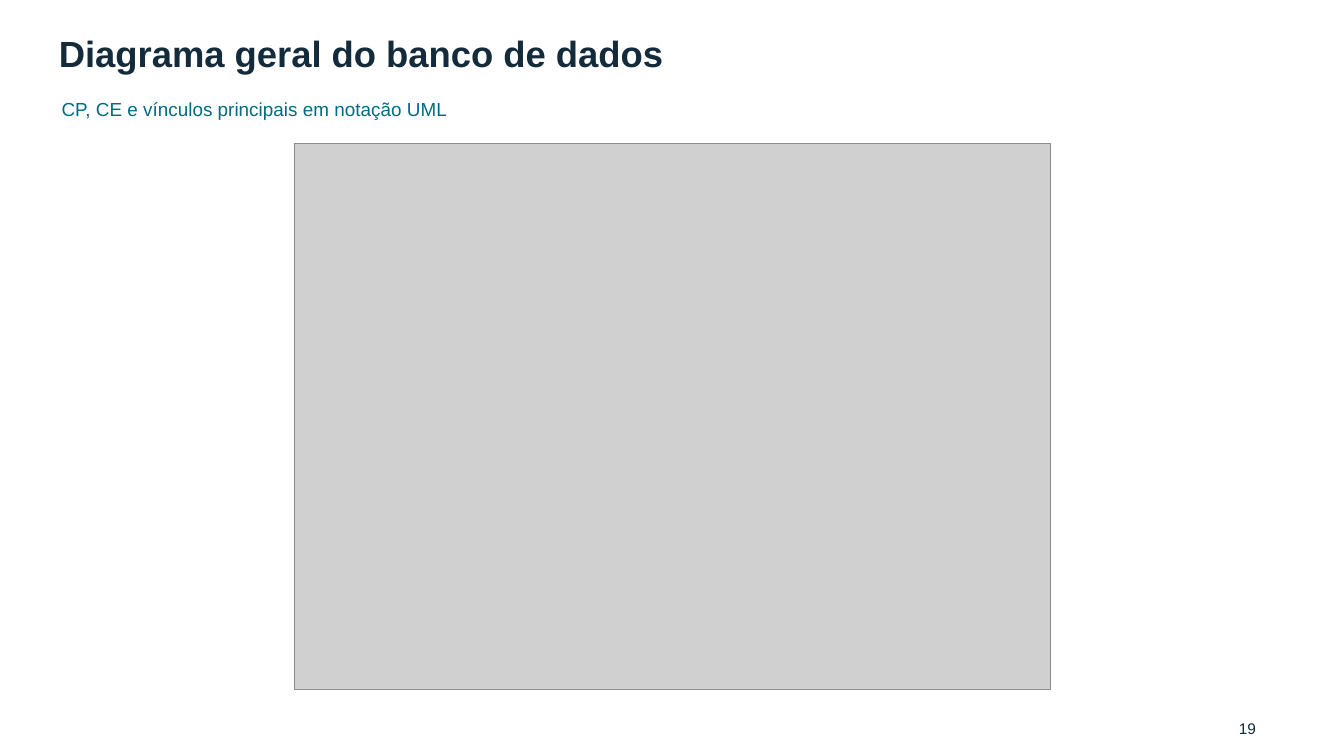
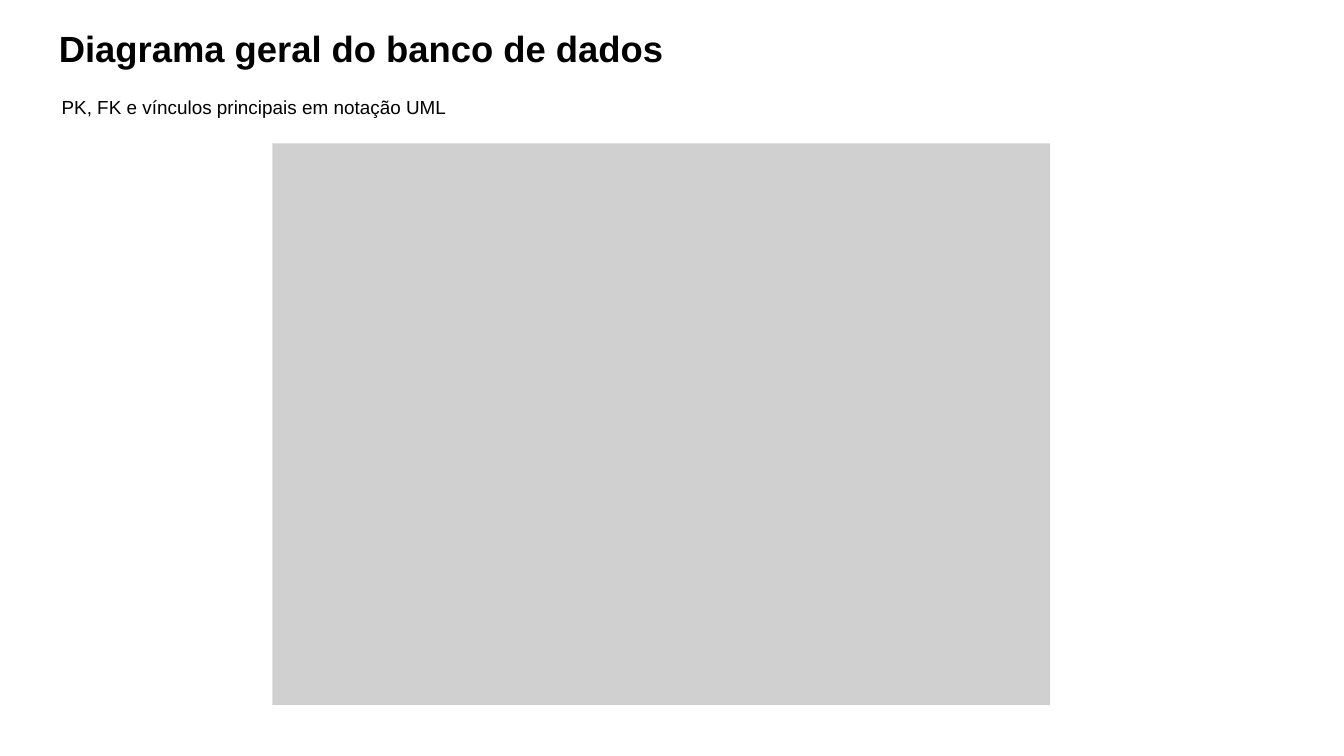
Before and after one commit to pedrotescaro/Stacklyst, a slide deck: slide 15 of docs/laboratorio-engenharia-software/revisao-final-2026-11-03/fontes/drive/Stacklyst-seminario-atualizado-2026-11-03.pptx (slide 19 before the commit). Drawn at 1344x756 pixels with LibreOffice and Linux fonts; fonts in the diff are those of the drawing; grey boxes stand for pictures. Boxes give left, top, right and bottom in pixels: in the first picture for what was removed or moved away, otherwise in the second. Text is boxed around its words. In the diff, an @@ line names an element or a change of style, - is before the commit and + after.

```diff
--- a/docs/laboratorio-engenharia-software/revisao-final-2026-11-03/fontes/drive/Stacklyst-seminario-atualizado-2026-11-03.pptx
+++ b/docs/laboratorio-engenharia-software/revisao-final-2026-11-03/fontes/drive/Stacklyst-seminario-atualizado-2026-11-03.pptx
@@ text "Diagrama geral do banco de ..." at (59,35,663,69): text colour #142B3B to #000000; line spacing 1.1 to 51.5pt @@
@@ text at (62,100,446,118): text changed; text colour #006C83 to #000000 @@
-CP, CE e vínculos principais em notação UML
+PK, FK e vínculos principais em notação UML
@@ picture: place and size @@
-picture at (294,144,1050,689)
+picture at (272,144,1050,706)
@@ text removed at (1239,723,1256,734) @@
-19
```
Also in this commit, not shown: 31 other slides changed, 40 slides added, 19 slides removed, 24 other files.
